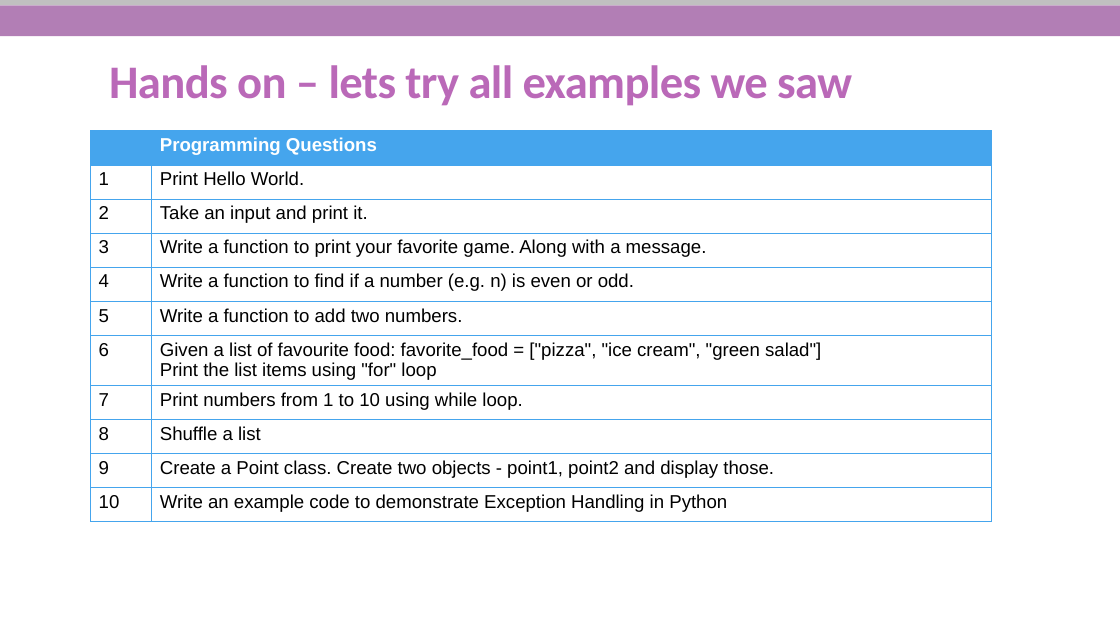
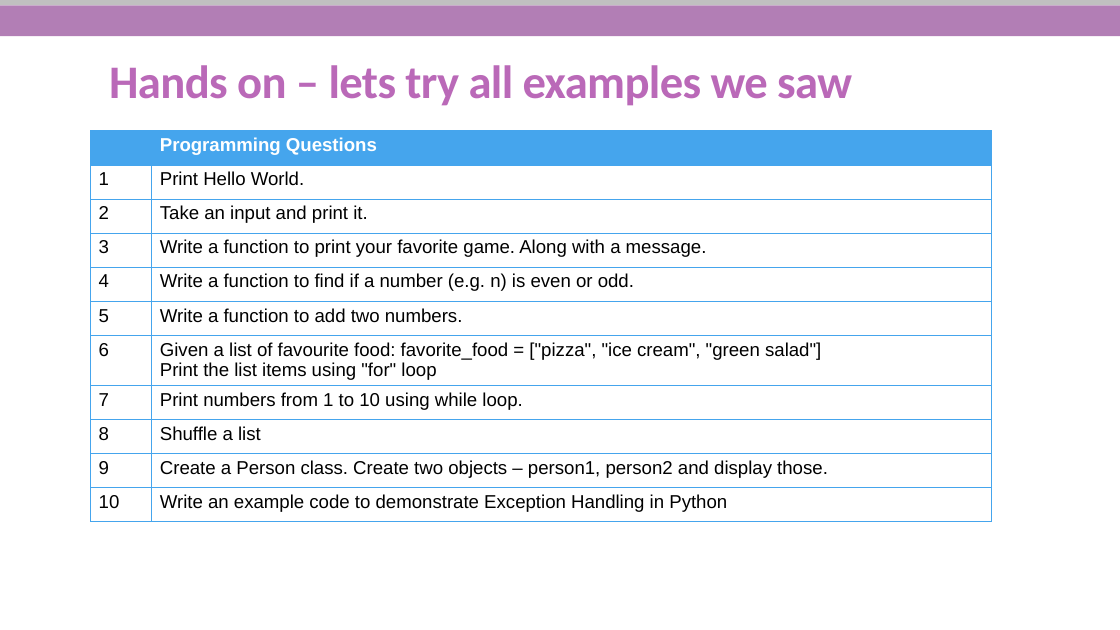
Before and after one commit to She-Codes-Now/Intro-to-Python, a slide deck: slide 31 of Python-SheCodesNow_updated.pptx. Drawn at 1120x630 pixels with LibreOffice and Linux fonts; fonts in the diff are those of the drawing; background and template pictures are left out. Boxes give left, top, right and bottom in pixels: in the first picture for what was removed or moved away, otherwise in the second. Text is boxed around its words. In the diff, an @@ line names an element or a change of style, - is before the commit and + after.

Commit message:
fixed typo
changed point to person for oops slide

```diff
--- a/Python-SheCodesNow_updated.pptx
+++ b/Python-SheCodesNow_updated.pptx
@@ table at (90, 131, 991, 525) @@
-row 10, column 2: Create a Point class. Create two objects - point1, point2 and display those.
+row 10, column 2: Create a Person class. Create two objects – person1, person2 and display those.
```
Also in this commit, not shown: 1 other slide changed.
